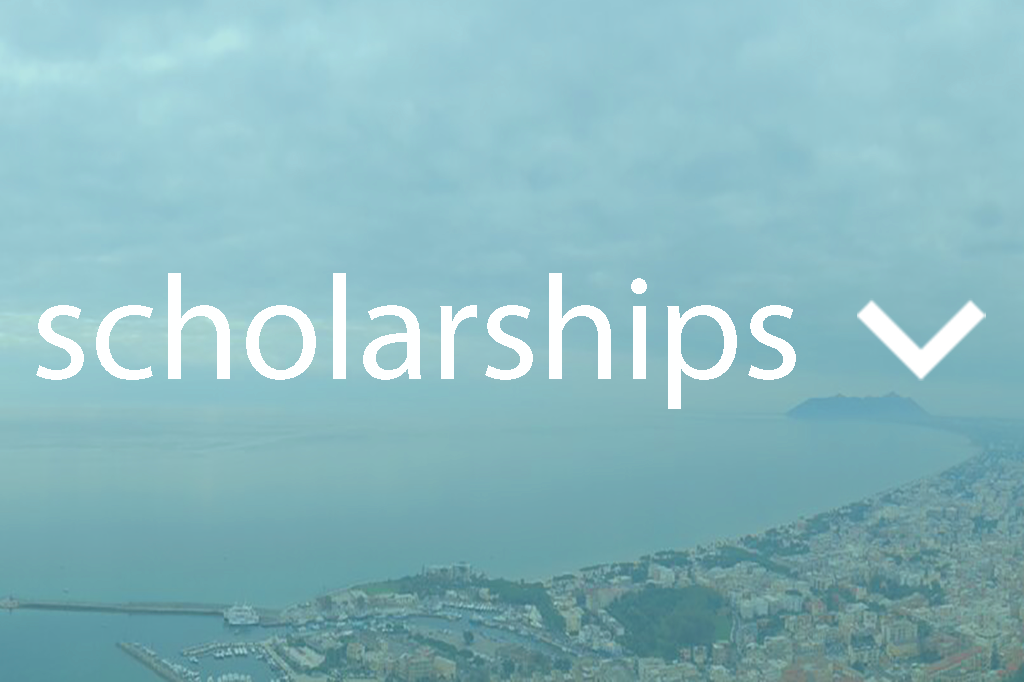
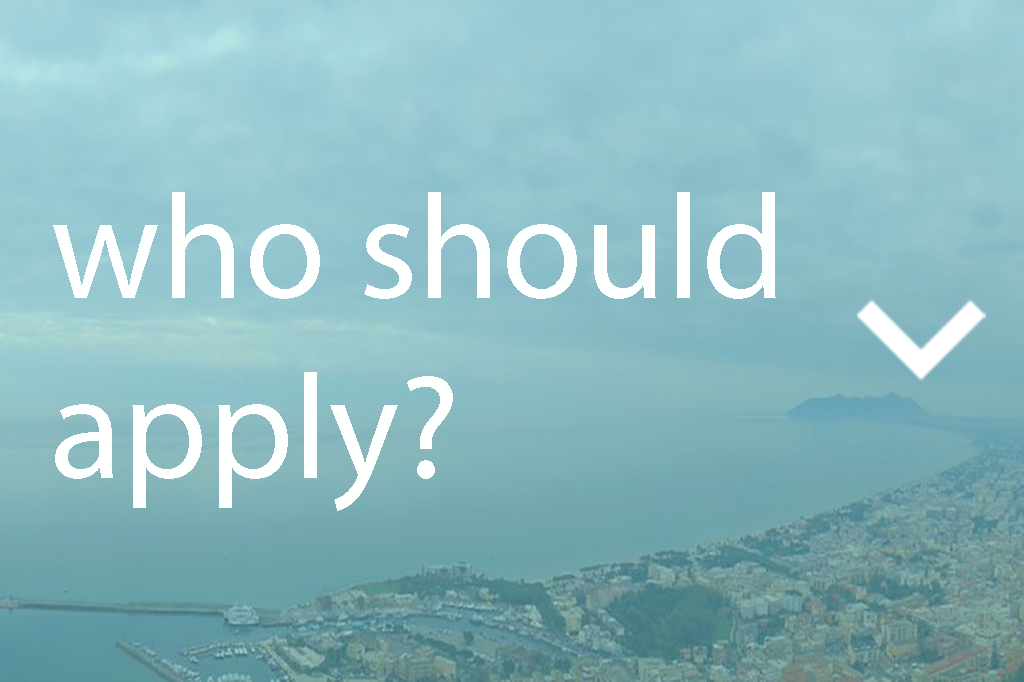
Layered file, before and after one edit (w=1024, h=682). Changes by layer:
renamed "scholarships" to "who should apply?", painted on it over [36, 192, 796, 511]
